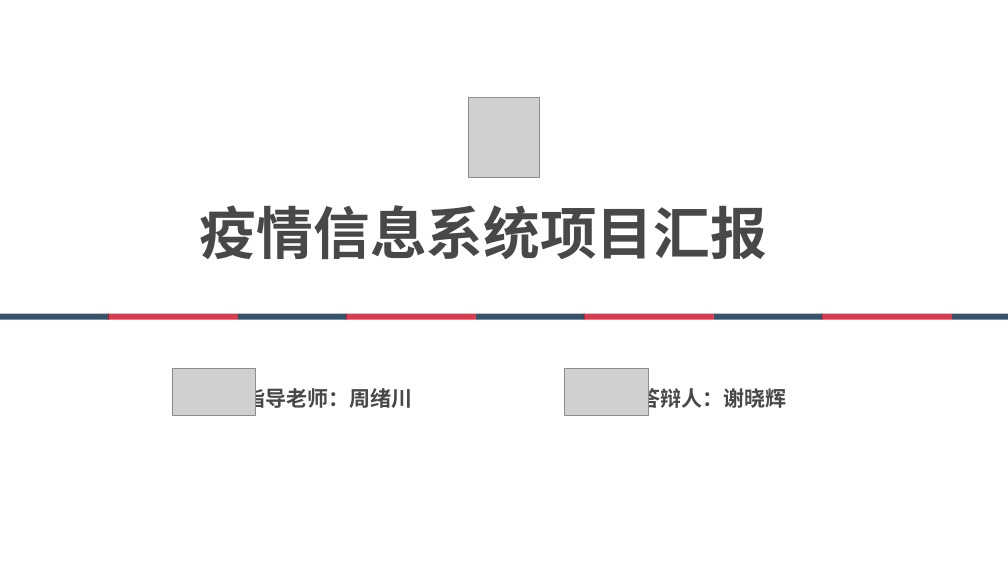
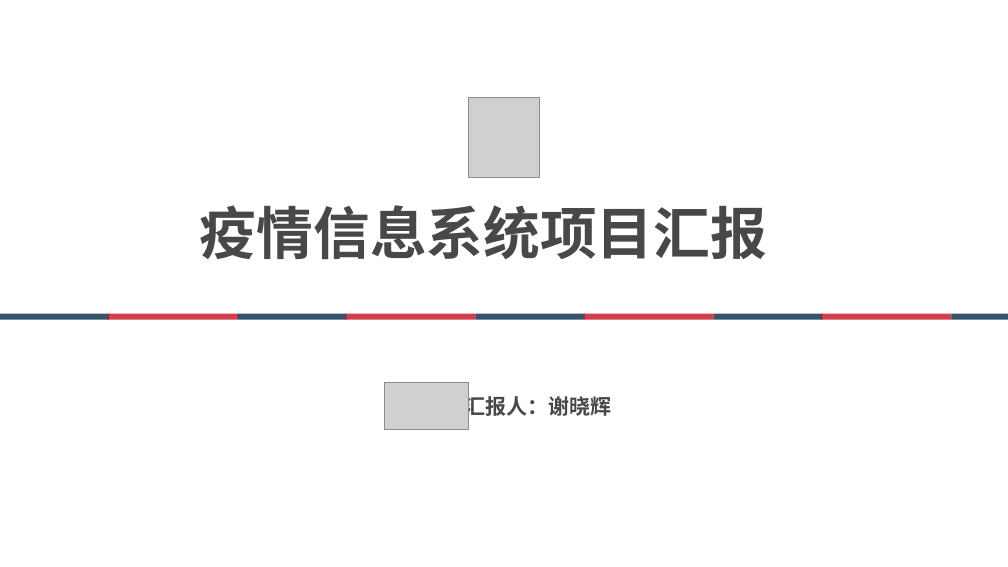
Before and after one commit to zhiyux/Teamwork, a slide deck: slide 1 of 第15-17周 项目汇报ppt+项目验收报告+用户操作手册+项目设计文档/软件课程设计项目汇报.pptx. Drawn at 1008x567 pixels with LibreOffice and Linux fonts; fonts in the diff are those of the drawing; grey boxes stand for pictures; background and template pictures are left out. Boxes give left, top, right and bottom in pixels: in the first picture for what was removed or moved away, otherwise in the second. Text is boxed around its words. In the diff, an @@ line names an element or a change of style, - is before the commit and + after.

```diff
--- a/第15-17周 项目汇报ppt+项目验收报告+用户操作手册+项目设计文档/软件课程设计项目汇报.pptx
+++ b/第15-17周 项目汇报ppt+项目验收报告+用户操作手册+项目设计文档/软件课程设计项目汇报.pptx
@@ picture removed at <box>172,368,256,415</box> @@
@@ text removed at <box>245,386,413,412</box> @@
-指导老师：周绪川
@@ picture: place and size @@
-picture at <box>565,368,649,415</box>
+picture at <box>385,383,469,430</box>
@@ text at <box>464,393,611,419</box>: text changed @@
-答辩人：谢晓辉
+汇报人：谢晓辉
```
Also in this commit, not shown: 3 other slides changed, 1 slide added.
